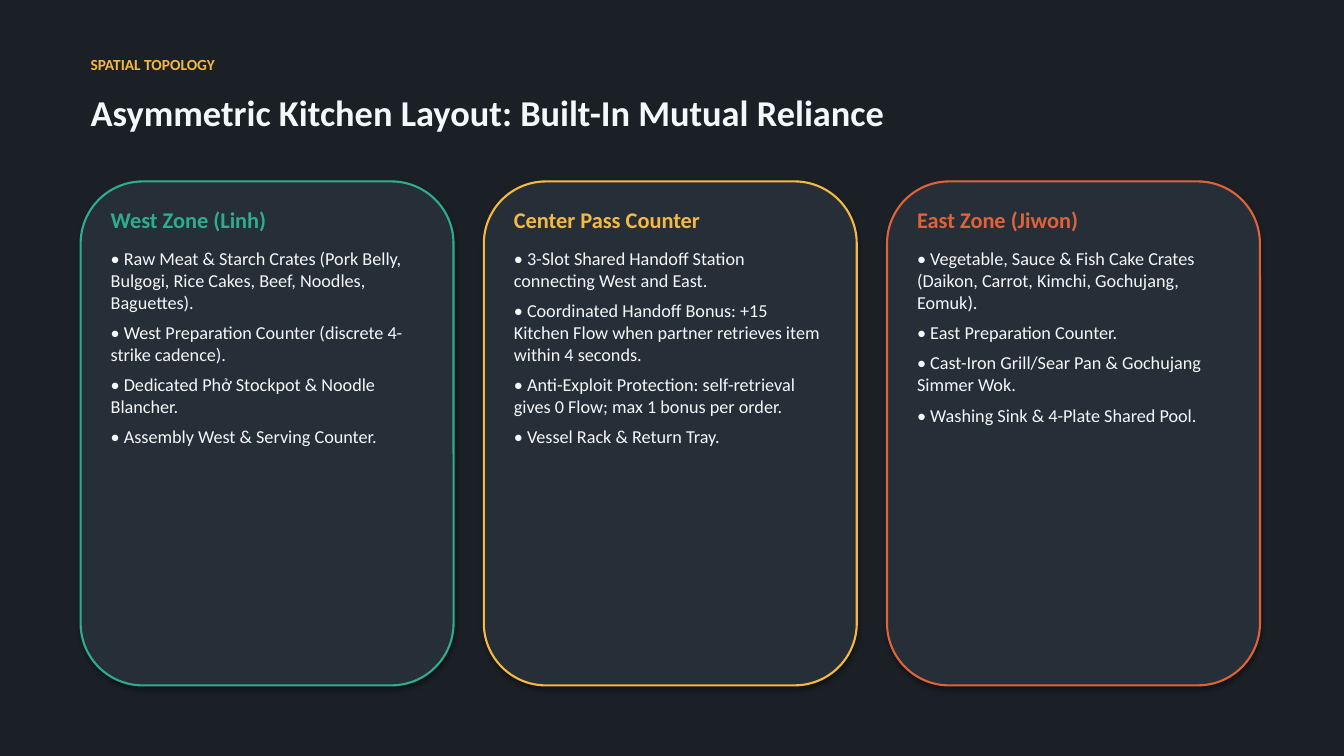
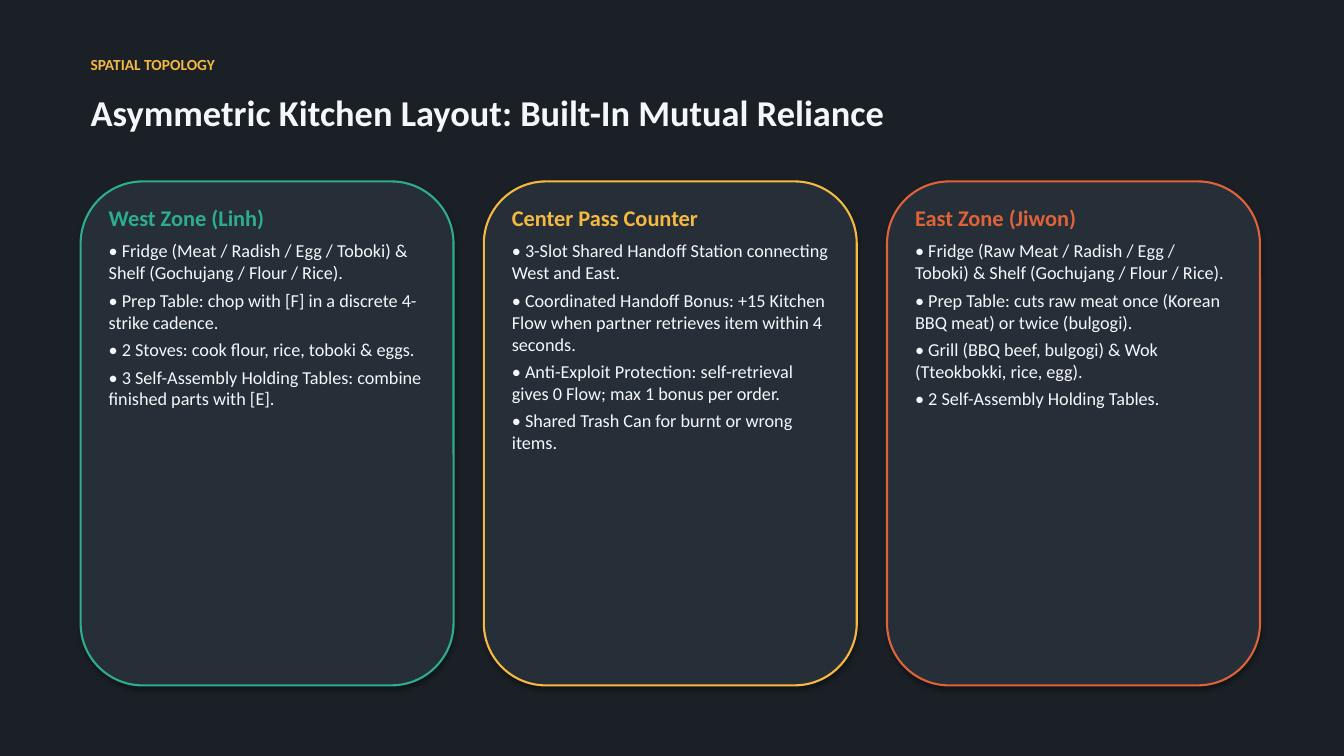
Before and after one commit to madlyham/two-ladles, a slide deck: slide 4 of docs/two_ladles_concept.pptx. Drawn at 1344x756 pixels with LibreOffice and Linux fonts; fonts in the diff are those of the drawing. Boxes give left, top, right and bottom in pixels: in the first picture for what was removed or moved away, otherwise in the second. Text is boxed around its words. In the diff, an @@ line names an element or a change of style, - is before the commit and + after.

```diff
--- a/docs/two_ladles_concept.pptx
+++ b/docs/two_ladles_concept.pptx
@@ text at (109,209,264,229): less space between paragraphs @@
@@ text at (915,209,1076,229): less space between paragraphs @@
@@ text at (512,211,828,403): less space between paragraphs @@
@@ text at (109,244,421,408): text changed @@
-• Raw Meat & Starch Crates (Pork Belly, Bulgogi, Rice Cakes, Beef, Noodles, Baguettes).
-• West Preparation Counter (discrete 4-strike cadence).
-• Dedicated Phở Stockpot & Noodle Blancher.
-• Assembly West & Serving Counter.
+• Fridge (Meat / Radish / Egg / Toboki) & Shelf (Gochujang / Flour / Rice).
+• Prep Table: chop with [F] in a discrete 4-strike cadence.
+• 2 Stoves: cook flour, rice, toboki & eggs.
+• 3 Self-Assembly Holding Tables: combine finished parts with [E].
@@ text at (915,244,1224,408): text changed @@
-• Vegetable, Sauce & Fish Cake Crates (Daikon, Carrot, Kimchi, Gochujang, Eomuk).
-• East Preparation Counter.
-• Cast-Iron Grill/Sear Pan & Gochujang Simmer Wok.
-• Washing Sink & 4-Plate Shared Pool.
+• Fridge (Raw Meat / Radish / Egg / Toboki) & Shelf (Gochujang / Flour / Rice).
+• Prep Table: cuts raw meat once (Korean BBQ meat) or twice (bulgogi).
+• Grill (BBQ beef, bulgogi) & Wok (Tteokbokki, rice, egg).
+• 2 Self-Assembly Holding Tables.
@@ text at (512,414,793,449): text changed @@
-• Vessel Rack & Return Tray.
+• Shared Trash Can for burnt or wrong items.
```
Also in this commit, not shown: 10 other slides changed, 4 slides added, 1 slide removed, 43 other files.
